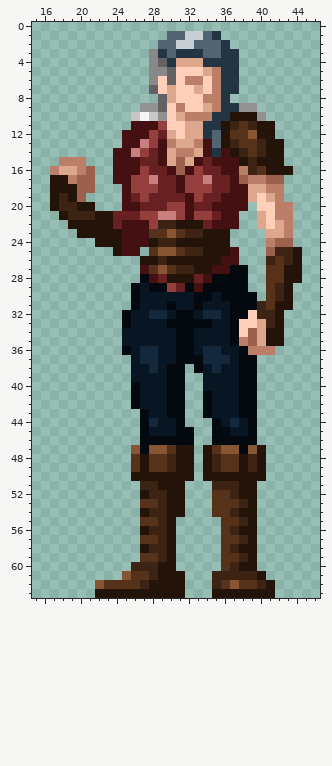
Two versions of one pixel-art sprite, Assets/Art/Character/Ashlynn_HandToHand/Idle_ANIM/ANI_Ashlynn_Idle_Frame2.png. The picture above is the old version.
The file is 64x64 pixels. Shown: x 15..46, y 0..63.
After:
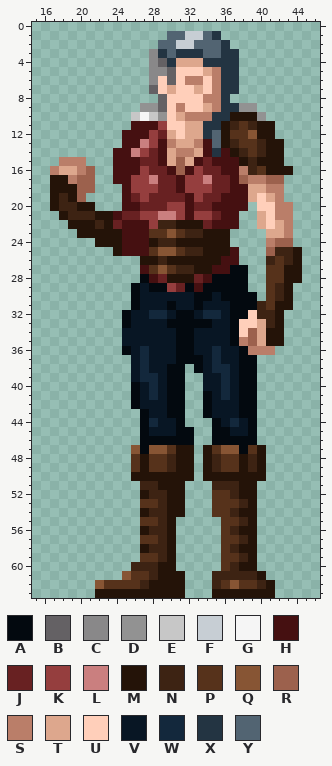
Palette (. is transparent): A #03090f  B #646164  C #898889  D #929292  E #c7c7c7  F #c7ced4  G #f5f5f5  H #451011  J #682122  K #953e3e  L #ca7f7f  M #241308  N #3d2313  P #56321b  Q #875534  R #9c614d  S #ba7e69  T #dda78d  U #ffcfba  V #081624  W #13283c  X #233442  Y #526472
The exact change:
Colour H is added in row 25 at x 27.
Colour H replaces colour J in row 21 at x 24.
Colour N replaces colour M in row 22 at x 22.
Colour P replaces colour Q in row 47 at x 39.
Colour U replaces colour T in row 8 at x 30.
Colour V replaces colour W in row 36 at x 28 and 34; in row 37 at x 28, 34 and 36; in row 38 at x 28.
Colour W replaces colour V in row 38 at x 27 and 36; in row 39 at x 27 to 28 and 36; in rows 40 to 41 at x 28 and 36.
